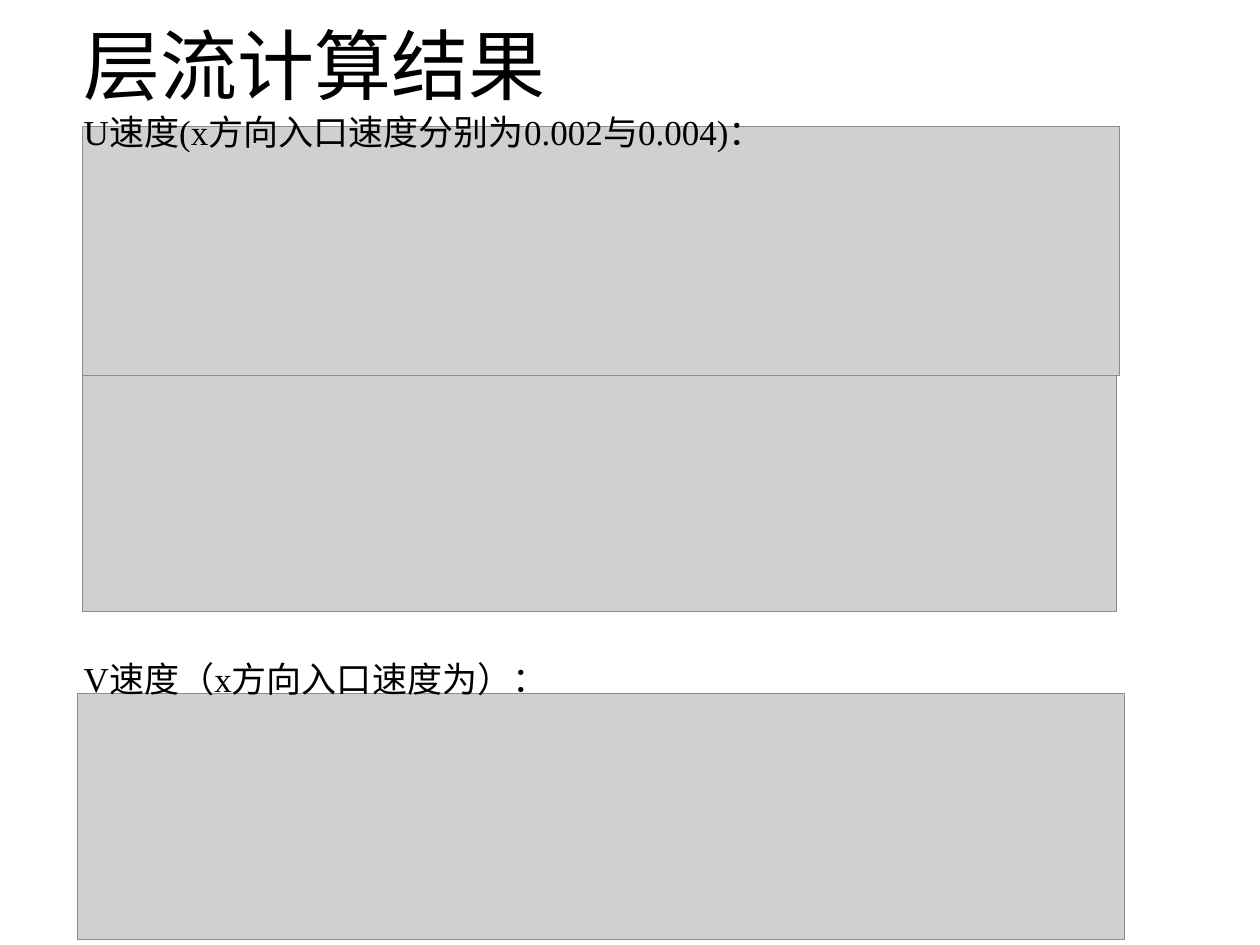
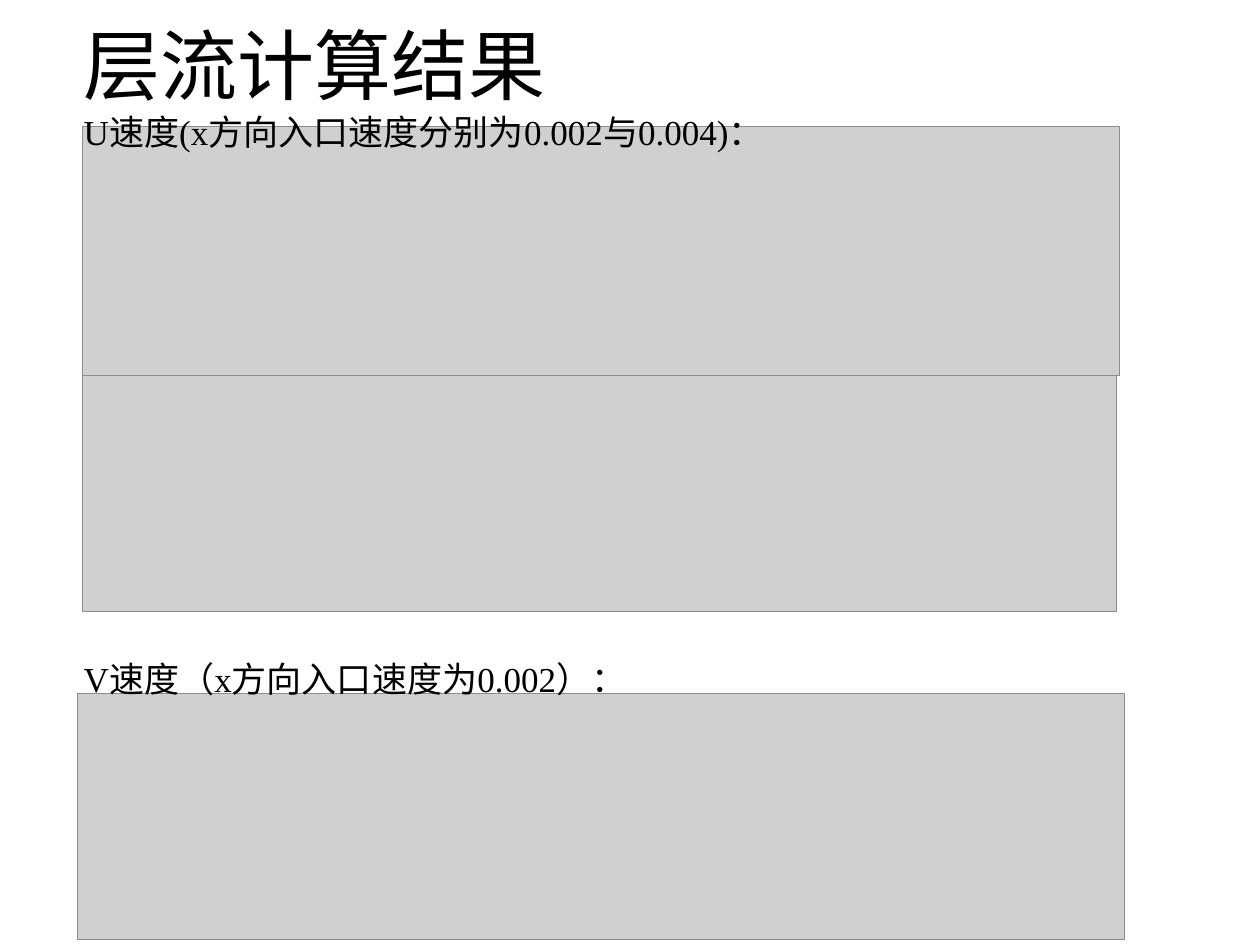
Before and after one commit to hohiroki/homework, a slide deck: slide 12 of NO1/NO1.pptx. Drawn at 1260x945 pixels with LibreOffice and Linux fonts; fonts in the diff are those of the drawing; grey boxes stand for pictures. Boxes give left, top, right and bottom in pixels: in the first picture for what was removed or moved away, otherwise in the second. Text is boxed around its words. In the diff, an @@ line names an element or a change of style, - is before the commit and + after.

```diff
--- a/NO1/NO1.pptx
+++ b/NO1/NO1.pptx
@@ text at (x1=84, y1=664, x2=627, y2=699): text changed @@
-V速度（x方向入口速度为）：
+V速度（x方向入口速度为0.002）：
```
Also in this commit, not shown: 2 other slides changed, 2 slides added, 8 other files.
